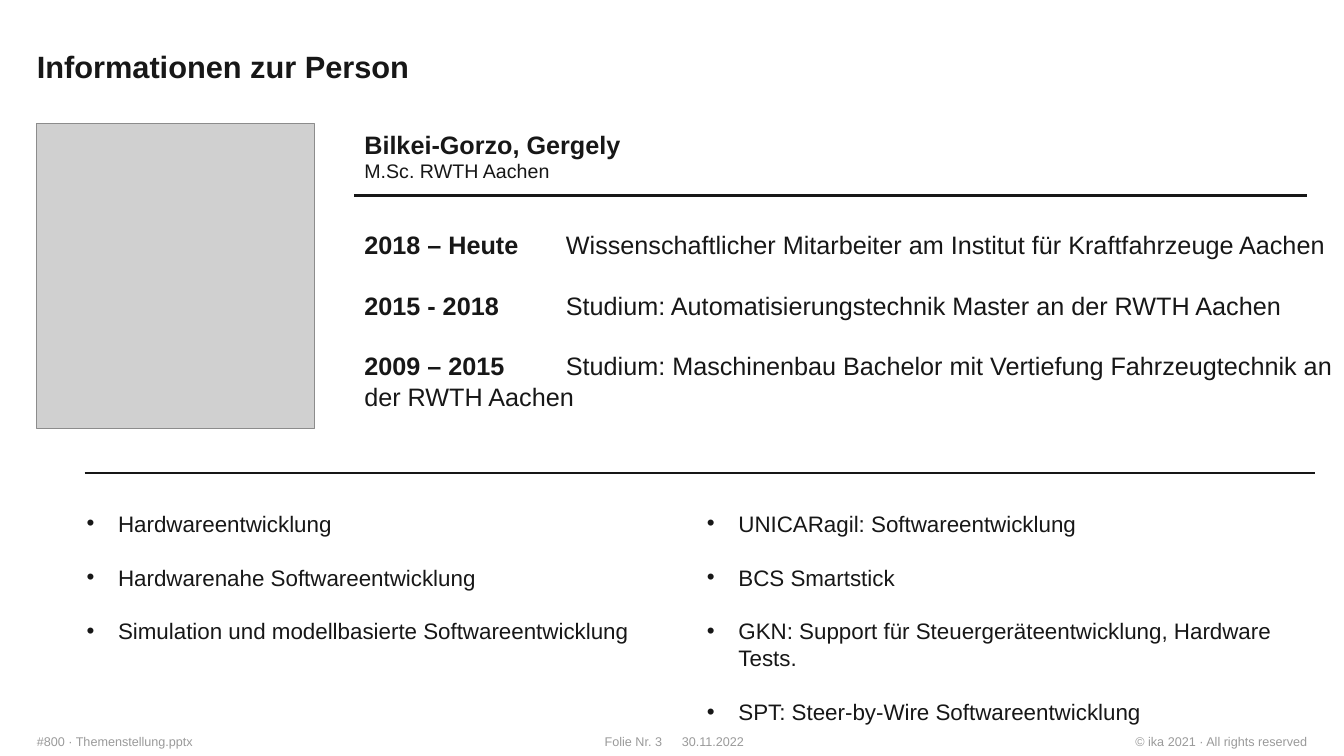
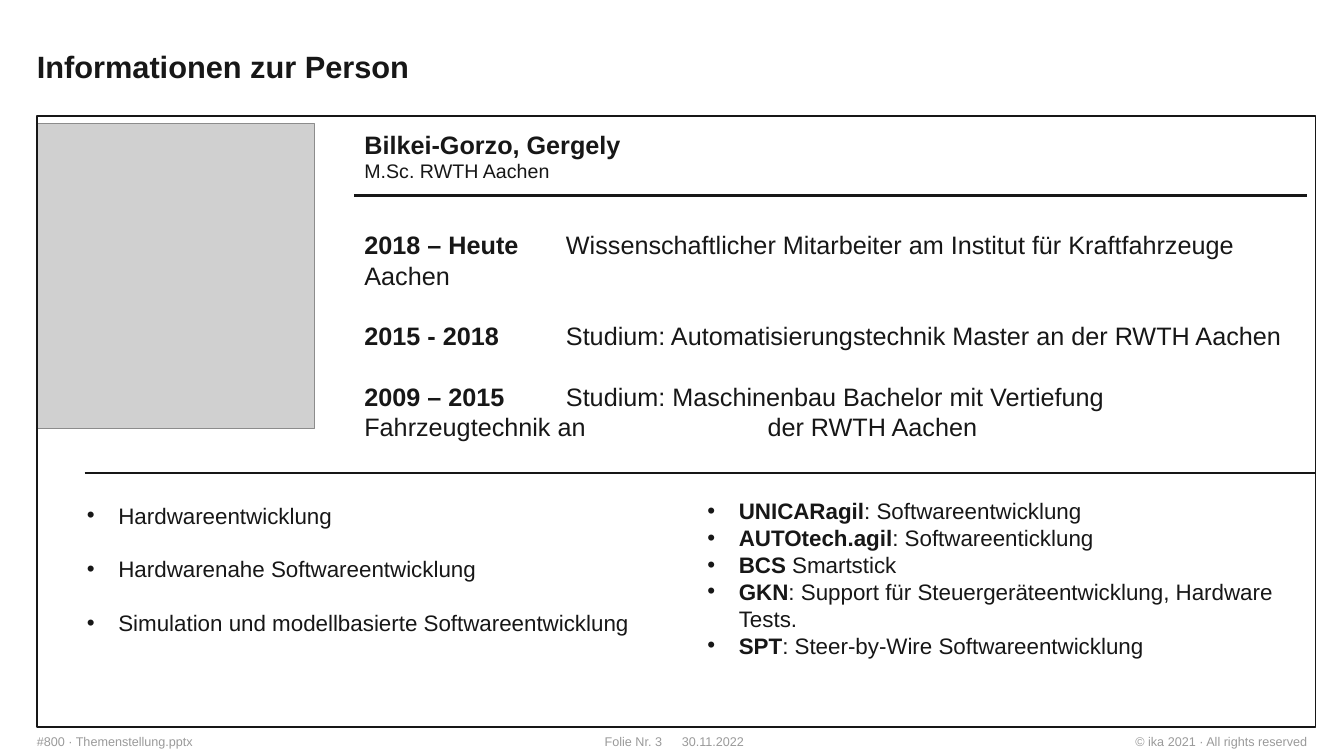
Before and after one commit to WhR4Ven/Diss_Dokument, a slide deck: slide 3 of Vortrag/Themenstellung.pptx. Drawn at 1344x756 pixels with LibreOffice and Linux fonts; fonts in the diff are those of the drawing; grey boxes stand for pictures; background and template pictures are left out. Boxes give left, top, right and bottom in pixels: in the first picture for what was removed or moved away, otherwise in the second. Text is boxed around its words. In the diff, an @@ line names an element or a change of style, - is before the commit and + after.

```diff
--- a/Vortrag/Themenstellung.pptx
+++ b/Vortrag/Themenstellung.pptx
@@ rectangle added at <box>37,116,1317,727</box>, outline #171717 1 pt @@
@@ text "Bilkei-Gorzo, Gergely" rewrapped from <box>364,135,1332,407</box> to <box>364,135,1280,442</box> @@
@@ text "Hardwareentwicklung": place and size @@
-text "Hardwareentwicklung" at <box>118,515,628,644</box>
+text "Hardwareentwicklung" at <box>118,507,629,636</box>
@@ text "UNICARagil: Softwareentwicklung": place and size @@
-text "UNICARagil: Softwareentwicklung" at <box>738,515,1271,725</box>
+text "UNICARagil: Softwareentwicklung" at <box>739,502,1273,659</box>
@@ text at <box>739,502,1273,659</box>: bold on in "UNICARagil:", "BCS", "GKN:", "SPT:" @@
@@ text at <box>739,529,1094,551</box>: paragraph added @@
+• AUTOtech.agil: Softwareenticklung
```
Also in this commit, not shown: 11 other slides changed, 3 slides added, 2 slides removed.
